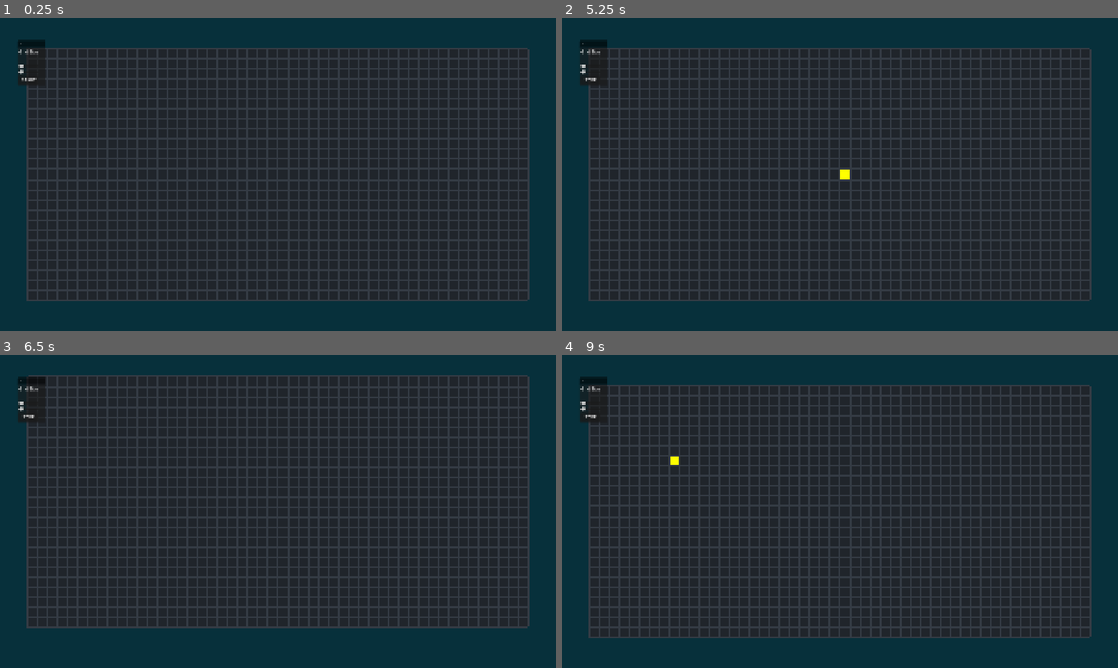
Above: before the commit, frames 1-4 (two rows, left to right).
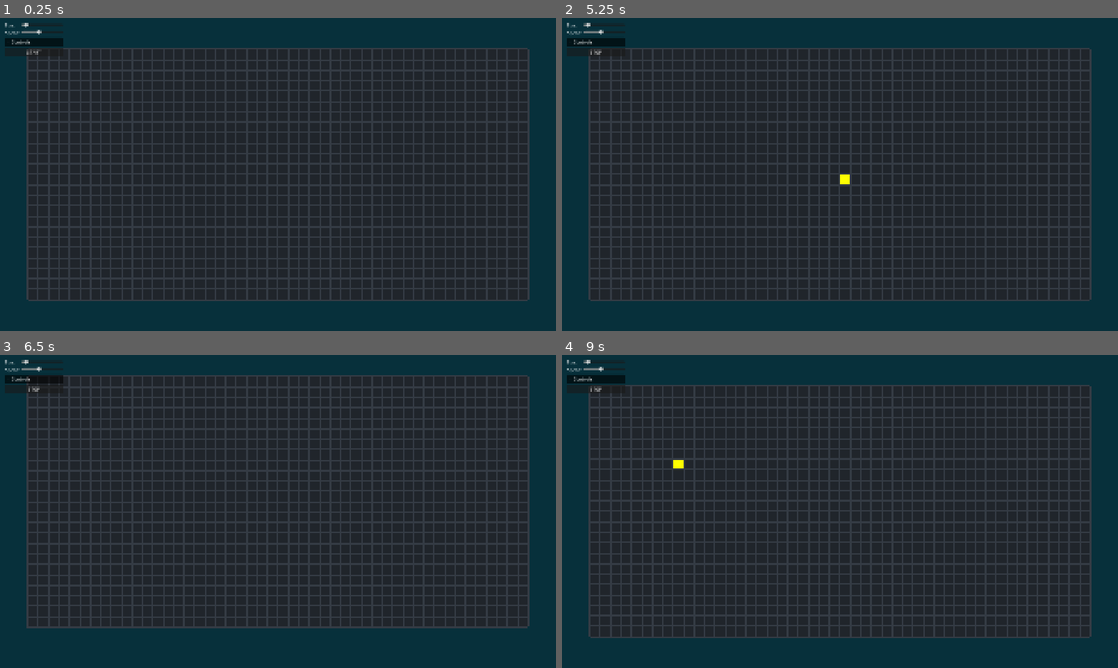
Above: after the commit, the same moments.

Repository: yasukawa426/conways-life-game-godot
Game: Godot game, scene res://scenes/main.tscn
Same seed, same stepped clock (60 frames per second), same inputs: the game is played once before the commit and once after it.
Inputs (mouse positions are in pixels of both pictures, inside the frame that each line leads up to):
- Up to frame 1 (0.25 s): no input
- Up to frame 2 (5.25 s): click "START" at 0.5 s; click "STOP" at 1.25 s; click "START" at 2 s; click "STOP" at 2.75 s; click "START" at 3.5 s; click "STOP" at 4.25 s; tap Enter at 5 s; move the mouse to (840, 174) at 5.02 s; tap Space (toggle_simulation) at 5.1 s; click (840, 174) at 5.17 s
- Up to frame 3 (6.5 s): tap Space (toggle_simulation) at 5.75, 6.05 s; move the mouse to (166, 527) at 5.77 s; tap S (camera_down) at 5.85 s; click (166, 527) at 5.92 s
- Up to frame 4 (9 s): tap Enter at 6.5, 8 s; move the mouse to (895, 442) at 6.52 s; tap A (camera_left) at 6.6 s; click (895, 442) at 6.67 s; tap Space (toggle_simulation) at 6.8, 7.25, 7.55, 8.3, 8.75, 8.85 s; move the mouse to (812, 574) at 7.27 s; tap D (camera_right) at 7.35 s; click (812, 574) at 7.42 s; move the mouse to (1006, 558) at 8.02 s; tap W (camera_up) at 8.1 s; click (1006, 558) at 8.17 s; move the mouse to (673, 464) at 8.77 s; click (673, 464) at 8.92 s

The runs differ from the first frame. In frame 1, 32% of the frame differs, in the area x 0-95%, y 1-91%; in frame 2, 32%; in frame 3, 29%; in frame 4, 32%.

Commit message:
feat: implement speed and size sliders functionality. add controls scheme label

Diff:
--- a/scenes/grid.gd
+++ b/scenes/grid.gd
@@ -24,45 +24,50 @@
 ##]
 ##[/code]
 var _grid: Array[Array] = []
-
 var _next_grid: Array[Array] = []
 
-var _cell_count = _scaled_size.x * _scaled_size.y
-
+const _BASE_SIMULATION_WAIT_TIME: float = 0.1
+var _simulation_wait_time: float = _BASE_SIMULATION_WAIT_TIME
+var speed_multiplier: float = 1:
+	set(value):
+		speed_multiplier = value
+
+		_simulation_wait_time = _BASE_SIMULATION_WAIT_TIME / value
+		$SimulationTimer.wait_time = _simulation_wait_time
+
+		if _simulation_running:
+			$SimulationTimer.start()
+
+var _simulation_running: bool = false
 
 #TODO: make timer oneshot and then call it again after the simulation() has finished running, buttons and stuff. hold left mouse button. draw border once in a separete node ultil needed again. also LMB only to dray RMB only to delete
-@export var _size_multiplier: float = 0.2:
+var size_multiplier: float = 0.5:
 	get:
-		return _size_multiplier
+		return size_multiplier
 	set(value):
-		_size_multiplier = value
-
-		_scaled_size = value * _BASE_GRID_SIZE
-		_cell_count = _scaled_size.x * _scaled_size.y
-
-var _scaled_size: Vector2i = _size_multiplier * _BASE_GRID_SIZE
+		size_multiplier = value
+
+		_update_grid()
+
+var _scaled_size: Vector2i = size_multiplier * _BASE_GRID_SIZE
 
 func _ready() -> void:
-	print("number of cells: ", _cell_count)
+	$SimulationTimer.wait_time = _simulation_wait_time
+	print("grid size:", _scaled_size)
 	simulation_timer.paused = true
 	set_anchors_and_offsets_preset(Control.PRESET_FULL_RECT)
 	size = get_viewport_rect().size
 	_update_grid()
 
-	_grid.resize(_scaled_size.y)
-	for y in range(_scaled_size.y):
-		_grid[y] = []
-		_grid[y].resize(_scaled_size.x)
-		_grid[y].fill(false) # cells start dead
-
-	_next_grid = _grid.duplicate_deep()
-
 func _notification(what: int) -> void:
 	if what == NOTIFICATION_RESIZED:
 		_update_grid()
 
 
 func _update_grid() -> void:
+	_scaled_size = size_multiplier * _BASE_GRID_SIZE
+	_reset_arrays()
+
 	var avaible_space := size * _GRID_SCALE # the maximum amount of space the grid can occupy
 	var cell_size: float = min(avaible_space.x / _scaled_size.x, avaible_space.y / _scaled_size.y) # calculate how large it can be in each axis and still fit all cells into the grid and then pick the lowest
 
@@ -179,10 +184,21 @@
 		return alive_neighbors_count == 3
 
 func toggle_simulation(running: bool):
+	_simulation_running = !running
 	$SimulationTimer.paused = !running
 	$SimulationTimer.start()
+
 
 
 func _on_simulation_timer_timeout() -> void:
 	_simulate()
 	queue_redraw()
+
+func _reset_arrays() -> void:
+	_grid.resize(_scaled_size.y)
+	for y in range(_scaled_size.y):
+		_grid[y] = []
+		_grid[y].resize(_scaled_size.x)
+		_grid[y].fill(false) # cells start dead
+
+	_next_grid = _grid.duplicate_deep()
--- a/scenes/grid.tscn
+++ b/scenes/grid.tscn
@@ -13,7 +13,6 @@
 size_flags_horizontal = 4
 size_flags_vertical = 4
 script = ExtResource("1_t5fjg")
-_size_multiplier = 2.0
 
 [node name="Borders" type="Control" parent="." unique_id=1848244730]
 visible = false
--- a/scenes/main.gd
+++ b/scenes/main.gd
@@ -1,4 +1,18 @@
 extends Node2D
+const MINIMUM_GRID_MULTIPLIER: float = 0.2
+const MAXIMUM_GRID_MULTIPLIER: float = 5
+
+var size_multiplier_step: float = (MAXIMUM_GRID_MULTIPLIER - MINIMUM_GRID_MULTIPLIER) / 50; # ~50 positions on the slider
+var current_grid_multiplier: float = 0.5:
+	get:
+		return current_grid_multiplier
+
+	set(value):
+		current_grid_multiplier = value
+		$Grid.size_multiplier = value
+
+		simulation_running = false
+
 
 var simulation_running: bool = false:
 	get:
@@ -6,13 +20,43 @@
 	set(value):
 		simulation_running = value
 
-		$UI.update_button(value)
+		$UI.update_toggle_button(value)
 		$Grid.toggle_simulation(value)
+
+const MINIMUM_SPEED_MULTIPLIER: float = 0.25
+const MAXIMUM_SPEED_MULTIPLIER: float = 2
+
+var speed_multiplier_step: float = (MAXIMUM_SPEED_MULTIPLIER - MINIMUM_SPEED_MULTIPLIER) / 50; # ~50 positions on the slider
+var current_speed_multiplier: float = 1:
+	get:
+		return current_speed_multiplier
+
+	set(value):
+		current_speed_multiplier = value
+		$Grid.speed_multiplier = value
+
+func _ready() -> void:
+	_set_size_slider()
+	_set_speed_slider()
 
 func _input(event: InputEvent) -> void:
 	if event.is_action_released("toggle_simulation"):
 		simulation_running = !simulation_running
 
+func _set_speed_slider() -> void:
+	$UI.set_up_speed_slider(MINIMUM_SPEED_MULTIPLIER, MAXIMUM_SPEED_MULTIPLIER, speed_multiplier_step, current_speed_multiplier)
+
+func _set_size_slider() -> void:
+	$UI.set_up_size_slider(MINIMUM_GRID_MULTIPLIER, MAXIMUM_GRID_MULTIPLIER, size_multiplier_step, current_grid_multiplier)
+
 
 func _on_toggle_simulation_button_pressed() -> void:
 	simulation_running = !simulation_running
+
+
+func _on_ui_size_changed(value: float) -> void:
+	current_grid_multiplier = value
+
+
+func _on_ui_speed_changed(value: float) -> void:
+	current_speed_multiplier = value
--- a/scenes/main.tscn
+++ b/scenes/main.tscn
@@ -16,7 +16,6 @@
 color = Color(0.02721747, 0.18793595, 0.23219019, 1)
 
 [node name="Grid" parent="." unique_id=212534723 instance=ExtResource("1_0wfyh")]
-_size_multiplier = 0.5
 
 [node name="Camera2D" type="Camera2D" parent="." unique_id=918038106]
 position = Vector2(960, 540)
@@ -25,29 +24,77 @@
 [node name="UI" type="CanvasLayer" parent="." unique_id=124896397]
 script = ExtResource("4_tbgi4")
 
-[node name="FoldableContainer" type="FoldableContainer" parent="UI" unique_id=1980614900]
-offset_left = 61.0
-offset_top = 77.0
-offset_right = 156.0
-offset_bottom = 233.0
+[node name="FoldableContainer" type="VBoxContainer" parent="UI" unique_id=1344488924]
+offset_left = 13.0
+offset_top = 13.0
+offset_right = 221.0
+offset_bottom = 133.0
 
 [node name="GridContainer" type="GridContainer" parent="UI/FoldableContainer" unique_id=1416057586]
+custom_minimum_size = Vector2(200, 0)
 layout_mode = 2
+size_flags_horizontal = 4
 
-[node name="Label" type="Label" parent="UI/FoldableContainer/GridContainer" unique_id=1925441670]
+[node name="BoxContainer" type="BoxContainer" parent="UI/FoldableContainer/GridContainer" unique_id=584853397]
 layout_mode = 2
-text = "Grid Size
-"
+size_flags_horizontal = 3
 
-[node name="SizeHSlider" type="HSlider" parent="UI/FoldableContainer/GridContainer" unique_id=92894075]
+[node name="SizeLabel" type="Label" parent="UI/FoldableContainer/GridContainer/BoxContainer" unique_id=1925441670]
+custom_minimum_size = Vector2(54, 0)
 layout_mode = 2
+text = "Size: "
 
-[node name="SpeedHSlider" type="HSlider" parent="UI/FoldableContainer/GridContainer" unique_id=1560190664]
+[node name="SizeHSlider" type="HSlider" parent="UI/FoldableContainer/GridContainer/BoxContainer" unique_id=92894075]
 layout_mode = 2
+size_flags_horizontal = 3
+size_flags_vertical = 4
+min_value = 0.5
+value = 50.5
+ticks_position = 3
+
+[node name="SizeTimer" type="Timer" parent="UI/FoldableContainer/GridContainer/BoxContainer/SizeHSlider" unique_id=1349743410]
+wait_time = 0.05
+one_shot = true
+
+[node name="BoxContainer2" type="BoxContainer" parent="UI/FoldableContainer/GridContainer" unique_id=1308675131]
+layout_mode = 2
+size_flags_horizontal = 3
+
+[node name="SpeedLabel" type="Label" parent="UI/FoldableContainer/GridContainer/BoxContainer2" unique_id=814083249]
+layout_mode = 2
+text = "Speed:"
+
+[node name="SpeedHSlider" type="HSlider" parent="UI/FoldableContainer/GridContainer/BoxContainer2" unique_id=1560190664]
+layout_mode = 2
+size_flags_horizontal = 3
 step = 10.0
 
+[node name="SpeedTimer" type="Timer" parent="UI/FoldableContainer/GridContainer/BoxContainer2/SpeedHSlider" unique_id=1315302910]
+
+[node name="ControlsFoldableContainer" type="FoldableContainer" parent="UI/FoldableContainer/GridContainer" unique_id=103862757]
+layout_mode = 2
+folded = true
+title = "Controls"
+
+[node name="ControlsLabel" type="Label" parent="UI/FoldableContainer/GridContainer/ControlsFoldableContainer" unique_id=397612050]
+visible = false
+layout_mode = 2
+text = "Set Alive: LMB
+Set Dead: RMB
+Toggle Simulation: Space Bar
+Reset Grid: R
+Move Camera: WASD
+Zoom In/Out: QE and Scroll Wheel "
+
 [node name="ToggleSimulationButton" type="Button" parent="UI/FoldableContainer/GridContainer" unique_id=1937507221]
+custom_minimum_size = Vector2(80, 0)
 layout_mode = 2
-text = "Start/Stop"
+text = "START"
 
+[connection signal="size_changed" from="UI" to="." method="_on_ui_size_changed"]
+[connection signal="speed_changed" from="UI" to="." method="_on_ui_speed_changed"]
+[connection signal="value_changed" from="UI/FoldableContainer/GridContainer/BoxContainer/SizeHSlider" to="UI" method="_on_size_h_slider_value_changed"]
+[connection signal="timeout" from="UI/FoldableContainer/GridContainer/BoxContainer/SizeHSlider/SizeTimer" to="UI" method="_on_size_timer_timeout"]
+[connection signal="value_changed" from="UI/FoldableContainer/GridContainer/BoxContainer2/SpeedHSlider" to="UI" method="_on_speed_h_slider_value_changed"]
+[connection signal="timeout" from="UI/FoldableContainer/GridContainer/BoxContainer2/SpeedHSlider/SpeedTimer" to="UI" method="_on_speed_timer_timeout"]
 [connection signal="pressed" from="UI/FoldableContainer/GridContainer/ToggleSimulationButton" to="." method="_on_toggle_simulation_button_pressed"]
--- a/scenes/ui.gd
+++ b/scenes/ui.gd
@@ -1,12 +1,49 @@
 extends CanvasLayer
+signal size_changed(value: float)
+signal speed_changed(value: float)
 
 const STOP_TEXT = "STOP"
 const START_TEXT = "START"
+const DEBOUNCE_TIMER_WAIT_TIME: float = 0.05
 
-@onready var toggle_simulation_button = $FoldableContainer/GridContainer/ToggleSimulationButton
+@onready var toggle_simulation_button: Button = $FoldableContainer/GridContainer/ToggleSimulationButton
+@onready var speed_slider: HSlider = $FoldableContainer/GridContainer/BoxContainer2/SpeedHSlider
+@onready var speed_timer: Timer = speed_slider.get_child(0) # SpeedTimer
+@onready var size_slider: HSlider = $FoldableContainer/GridContainer/BoxContainer/SizeHSlider
+@onready var size_timer: Timer = size_slider.get_child(0) # /SizeTimer
+
 
 func _ready() -> void:
+	$FoldableContainer/GridContainer/BoxContainer2/SpeedLabel.custom_minimum_size = $FoldableContainer/GridContainer/BoxContainer/SizeLabel.custom_minimum_size
 	toggle_simulation_button.text = START_TEXT
+	size_timer.wait_time = DEBOUNCE_TIMER_WAIT_TIME
+	speed_timer.wait_time = DEBOUNCE_TIMER_WAIT_TIME
 
-func  update_button(running: bool):
+func update_toggle_button(running: bool):
 	toggle_simulation_button.text = STOP_TEXT if running else START_TEXT
+
+func set_up_speed_slider(minimum_value: float, maximum_value: float, step: float, initial_value: float) -> void:
+	speed_slider.min_value = minimum_value
+	speed_slider.max_value = maximum_value
+	speed_slider.step = step
+	speed_slider.value = initial_value
+
+func set_up_size_slider(minimum_value: float, maximum_value: float, step: float, initial_value: float) -> void:
+	size_slider.min_value = minimum_value
+	size_slider.max_value = maximum_value
+	size_slider.step = step
+	size_slider.value = initial_value
+
+
+
+func _on_size_timer_timeout() -> void:
+	size_changed.emit(size_slider.value)
+
+func _on_speed_timer_timeout() -> void:
+	speed_changed.emit(speed_slider.value)
+
+func _on_size_h_slider_value_changed(_value: float) -> void:
+	size_timer.start()
+
+func _on_speed_h_slider_value_changed(_value: float) -> void:
+	speed_timer.start()
